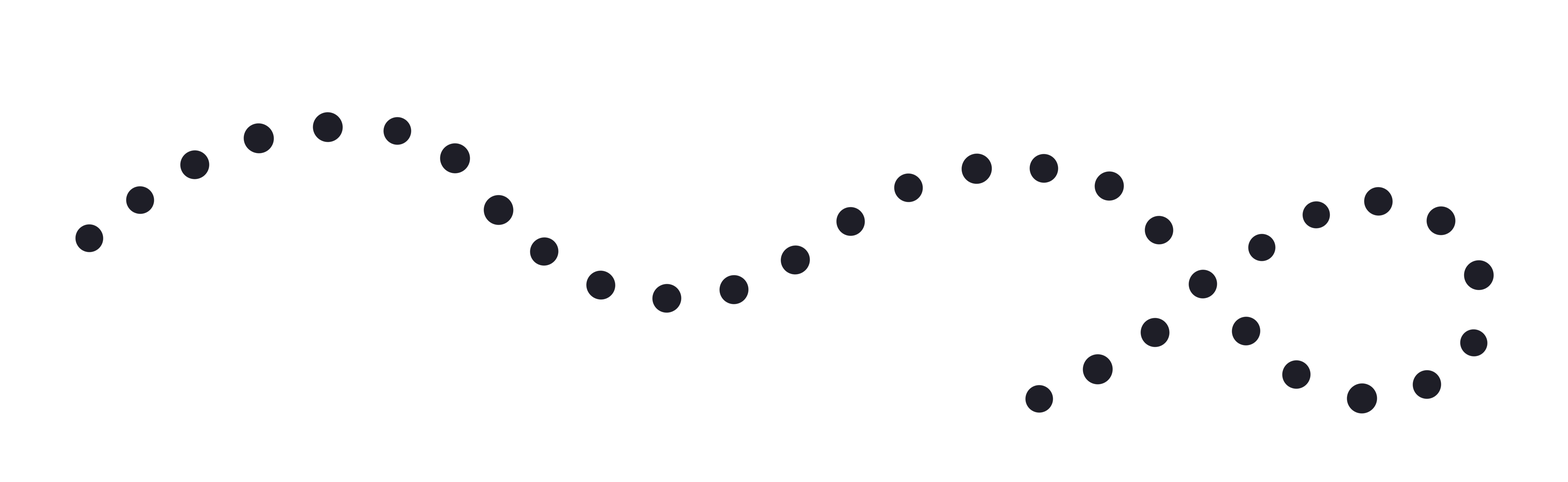
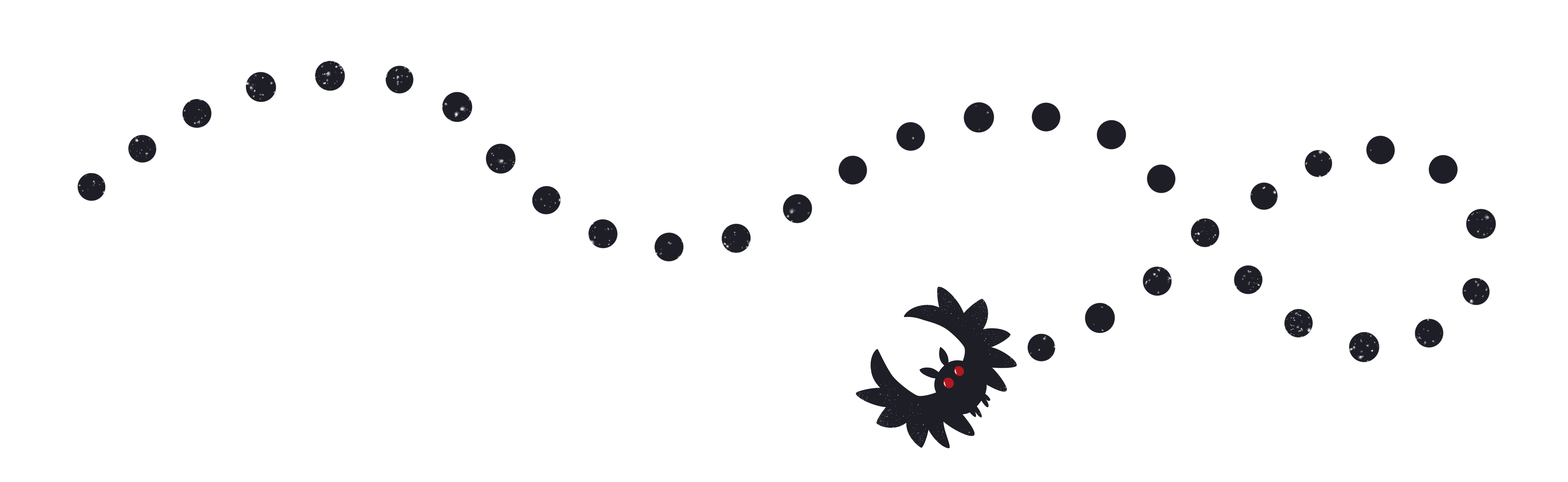
Layered file, before and after one edit (w=1568, h=482). Changes by layer:
added group "Moth" with 25 layers above "Layer 4" over [855,287,1017,449]
added group "Body" with 10 layers in group "Moth" over [919,347,991,418]
added group "Group 1" with 4 layers in group "Body" over [943,366,964,389]
added layer "Shape 4 copy" in group "Body" over [919,367,944,379]
added layer "Shape 4" in group "Body" over [939,347,949,368]
added layer "Shape 3 copy" in group "Body" over [967,403,982,418]
added layer "Shape 1" in group "Body" over [934,360,987,416]
added group "R_Wing" with 6 layers in group "Moth" over [903,287,1017,392]
added layer "Shape 5 copy 4" (1st of 2, in "Moth" › "R_Wing") in group "R_Wing" over [937,287,967,337]
added layer "Shape 5 copy 3" (1st of 2, in "Moth" › "R_Wing") in group "R_Wing" over [956,299,989,341]
added layer "Shape 5 copy 2" (1st of 2, in "Moth" › "R_Wing") in group "R_Wing" over [971,328,1011,350]
added layer "Shape 5 copy" (1st of 2, in "Moth" › "R_Wing") in group "R_Wing" over [977,347,1017,369]
added layer "Shape 5" (1st of 2, in "Moth" › "R_Wing") in group "R_Wing" over [974,361,1007,392]
added layer "Shape 2" (1st of 2, in "Moth" › "R_Wing") in group "R_Wing" over [903,305,989,390]
added group "L_Wing" with 6 layers in group "Moth" over [855,349,975,449]
added layer "Shape 5 copy 4" (2nd of 2, in "Moth" › "L_Wing") in group "L_Wing" over [855,388,902,408]
added layer "Shape 5 copy 3" (2nd of 2, in "Moth" › "L_Wing") in group "L_Wing" over [876,396,916,429]
added layer "Shape 5 copy 2" (2nd of 2, in "Moth" › "L_Wing") in group "L_Wing" over [906,409,930,449]
added layer "Shape 5 copy" (2nd of 2, in "Moth" › "L_Wing") in group "L_Wing" over [926,411,950,449]
added layer "Shape 5" (2nd of 2, in "Moth" › "L_Wing") in group "L_Wing" over [938,404,975,437]
added layer "Shape 2" (2nd of 2, in "Moth" › "L_Wing") in group "L_Wing" over [870,349,967,423]
painted on "Layer 4", masked it over [75,60,1497,415]
…and 4 more changes (4 added)
